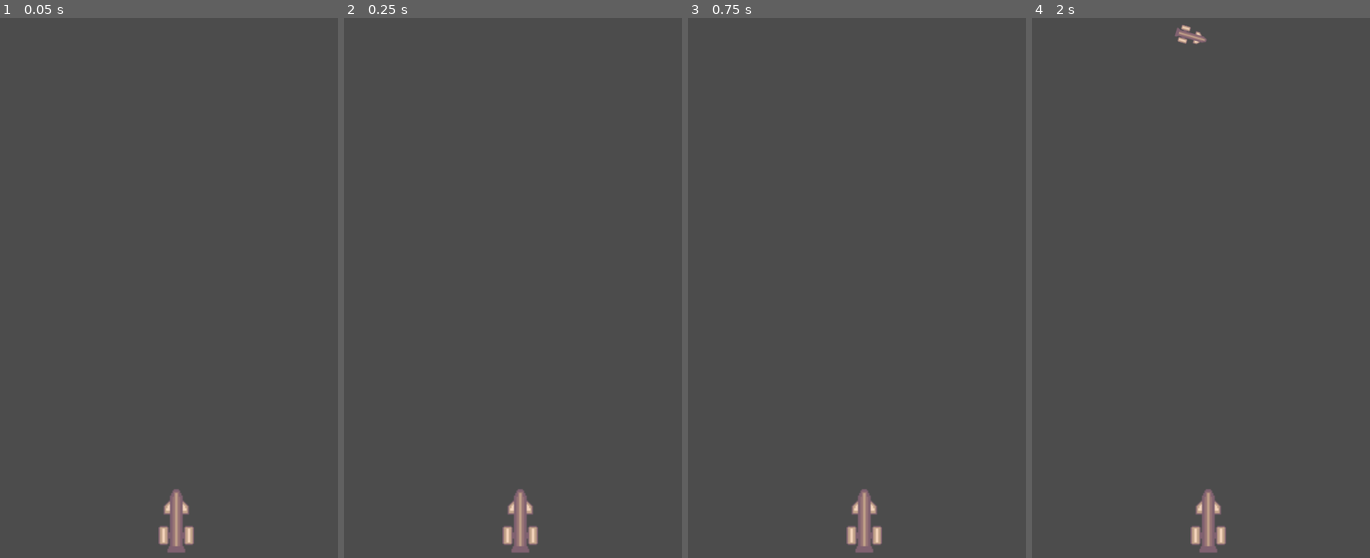
Above: before the commit, frames 1-4 (left to right).
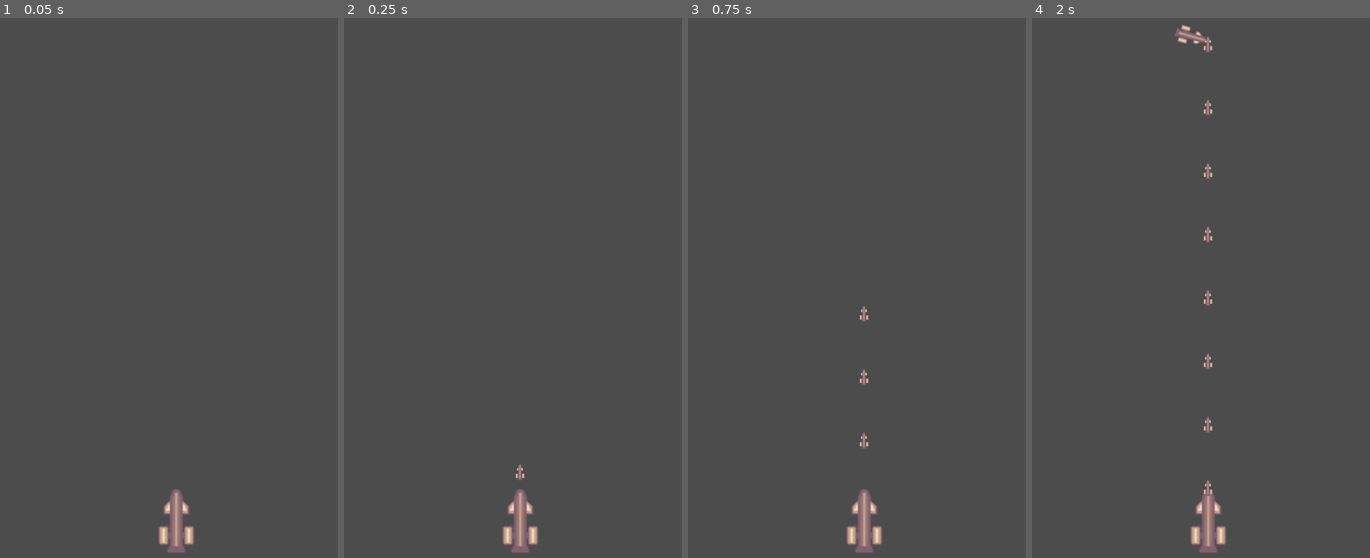
Above: after the commit, the same moments.

Repository: JLouhela/fgj2020
Game: Godot game, scene res://Main.tscn
The game is run twice, just before and just after one commit, with the same random seed, the same clock (stepped at 60 frames per second) and the same inputs.
Inputs (mouse positions are in pixels of both pictures, inside the frame that each line leads up to):
- Up to frame 1 (0.05 s): no input
- Up to frame 2 (0.25 s): no input
- Up to frame 3 (0.75 s): move the mouse to (931, 293) at 0.52 s
- Up to frame 4 (2 s): move the mouse to (1130, 352) at 1.27 s

Frame 1 is identical in both runs. In frame 2, less than 0.1% of the frame differs, in the area x 50-54%, y 82-86%; in frame 3, 0.1%; in frame 4, 0.4%, in the area x 50-54%, y 3-89%.
Error before the commit: Invalid call. Nonexistent function 'getnode' in base 'Area2D'. (res://BulletSpawner.gd:20)

Commit message:
Bullet spawner

Diff:
--- /dev/null
+++ b/Bullet.gd
@@ -0,0 +1,29 @@
+extends Area2D
+
+signal free_bullet
+
+export var bullet_speed = Vector2(0,-1)
+var bullet_speed_multiplier = 500
+
+# Called when the node enters the scene tree for the first time.
+func _ready():
+    pass # Replace with function body.
+
+func _process(delta):
+    position += bullet_speed * bullet_speed_multiplier * delta
+    if position.y < 0:
+        emit_signal("free_bullet", self)
+
+func disable():
+    hide()
+    set_block_signals(true)
+
+func enable():
+    show()
+    set_block_signals(false)
+
+func set_speed(s):
+    bullet_speed = s
+
+func _on_Bullet_area_entered(area):
+    emit_signal("free_bullet", self)
--- a/Bullet.tscn
+++ b/Bullet.tscn
@@ -1,6 +1,7 @@
-[gd_scene load_steps=4 format=2]
+[gd_scene load_steps=5 format=2]
 
 [ext_resource path="res://gfx/ship.png" type="Texture" id=1]
+[ext_resource path="res://Bullet.gd" type="Script" id=2]
 
 [sub_resource type="CapsuleShape2D" id=1]
 radius = 3.85551
@@ -14,7 +15,11 @@
 "speed": 5.0
 } ]
 
-[node name="Area2D" type="Area2D"]
+[node name="Bullet" type="Area2D"]
+position = Vector2( 257.43, 915.256 )
+collision_layer = 4
+collision_mask = 2
+script = ExtResource( 2 )
 __meta__ = {
 "_edit_group_": true
 }
@@ -25,5 +30,4 @@
 [node name="AnimatedSprite" type="AnimatedSprite" parent="."]
 scale = Vector2( 0.5, 0.5 )
 frames = SubResource( 2 )
-
-[node name="VisibilityNotifier2D" type="VisibilityNotifier2D" parent="."]
+[connection signal="area_entered" from="." to="." method="_on_Bullet_area_entered"]
--- a/BulletSpawner.gd
+++ b/BulletSpawner.gd
@@ -1,32 +1,34 @@
 extends Node2D
 
 export var bullet_pool_size = 50
+export var fire_delay_ms = 100
 
 onready var bullet = preload("res://Bullet.tscn")
 var bullet_pool = []
-# Declare member variables here. Examples:
-# var a = 2
-# var b = "text"
-
 
 # Called when the node enters the scene tree for the first time.
 func _ready():
-    for i in range (bullet_pool_size):
+    for _i in range (bullet_pool_size):
         var b = bullet.instance()
         b.position = Vector2(-100, -100)
-        get_parent().call_deferred("add_child", b)
-        b.hide()
-        b.connect("area_entered", self, "onBulletGone" )
-        b.getnode("VisibilityNotifier2D").connect("screenexited", self, "onBulletGone" )
+        b.set_as_toplevel(true)
+        add_child(b)
+        b.disable()
+        b.connect("free_bullet", self, "onBulletFree")
         bullet_pool.append(b)
+        $BulletTimer.wait_time = float(fire_delay_ms / 1000.0)
+        $BulletTimer.start()
 
-func onBulletFree(bullet):
-    bullet_pool.append(bullet)
-    print("BULLET_GONE")
+func onBulletFree(b):
+    bullet_pool.append(b)
 
 func _shoot():
-    var b = bullet_pool
+    var b = bullet_pool.pop_back()
+    if (!b):
+        print("BULLET POOL TOO SMALL MAYDAY")
+        return
+    b.position = global_position
+    b.enable()
 
-# Called every frame. 'delta' is the elapsed time since the previous frame.
-#func _process(delta):
-#    pass
+func _on_BulletTimer_timeout():
+    _shoot()
--- a/BulletSpawner.tscn
+++ b/BulletSpawner.tscn
@@ -5,3 +5,6 @@
 [node name="BulletSpawner" type="Node2D"]
 position = Vector2( 262.788, 890.147 )
 script = ExtResource( 1 )
+
+[node name="BulletTimer" type="Timer" parent="."]
+[connection signal="timeout" from="BulletTimer" to="." method="_on_BulletTimer_timeout"]
--- a/Main.tscn
+++ b/Main.tscn
@@ -1,8 +1,7 @@
-[gd_scene load_steps=5 format=2]
+[gd_scene load_steps=4 format=2]
 
 [ext_resource path="res://Main.gd" type="Script" id=1]
 [ext_resource path="res://Player.tscn" type="PackedScene" id=2]
-[ext_resource path="res://BulletSpawner.tscn" type="PackedScene" id=3]
 [ext_resource path="res://Enemy.tscn" type="PackedScene" id=4]
 
 [node name="Main" type="Node2D"]
@@ -11,6 +10,3 @@
 
 [node name="Player" parent="." instance=ExtResource( 2 )]
 position = Vector2( 285.129, 795.469 )
-
-[node name="BulletSpawner" parent="Player" instance=ExtResource( 3 )]
-position = Vector2( 0.410583, 0.596985 )
--- a/Player.tscn
+++ b/Player.tscn
@@ -1,7 +1,8 @@
-[gd_scene load_steps=5 format=2]
+[gd_scene load_steps=6 format=2]
 
 [ext_resource path="res://Player.gd" type="Script" id=1]
 [ext_resource path="res://gfx/ship.png" type="Texture" id=2]
+[ext_resource path="res://BulletSpawner.tscn" type="PackedScene" id=3]
 
 [sub_resource type="SpriteFrames" id=1]
 animations = [ {
@@ -16,11 +17,8 @@
 height = 67.005
 
 [node name="Player" type="Area2D"]
-position = Vector2( 283.423, 801.386 )
+position = Vector2( 340.867, 808.245 )
 script = ExtResource( 1 )
-__meta__ = {
-"_edit_group_": true
-}
 
 [node name="AnimatedSprite" type="AnimatedSprite" parent="."]
 scale = Vector2( 2, 2 )
@@ -29,3 +27,7 @@
 
 [node name="CollisionShape2D" type="CollisionShape2D" parent="."]
 shape = SubResource( 2 )
+
+[node name="BulletSpawner" parent="." instance=ExtResource( 3 )]
+position = Vector2( -0.487671, -44.8661 )
+fire_delay_ms = 200
